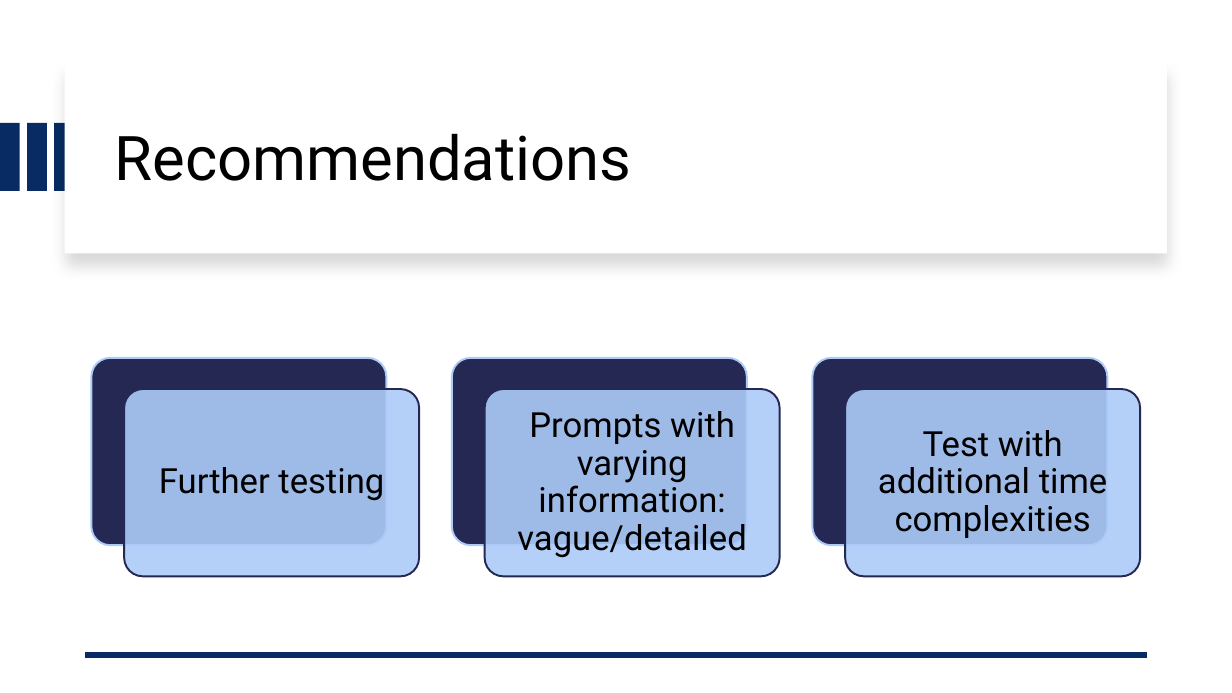
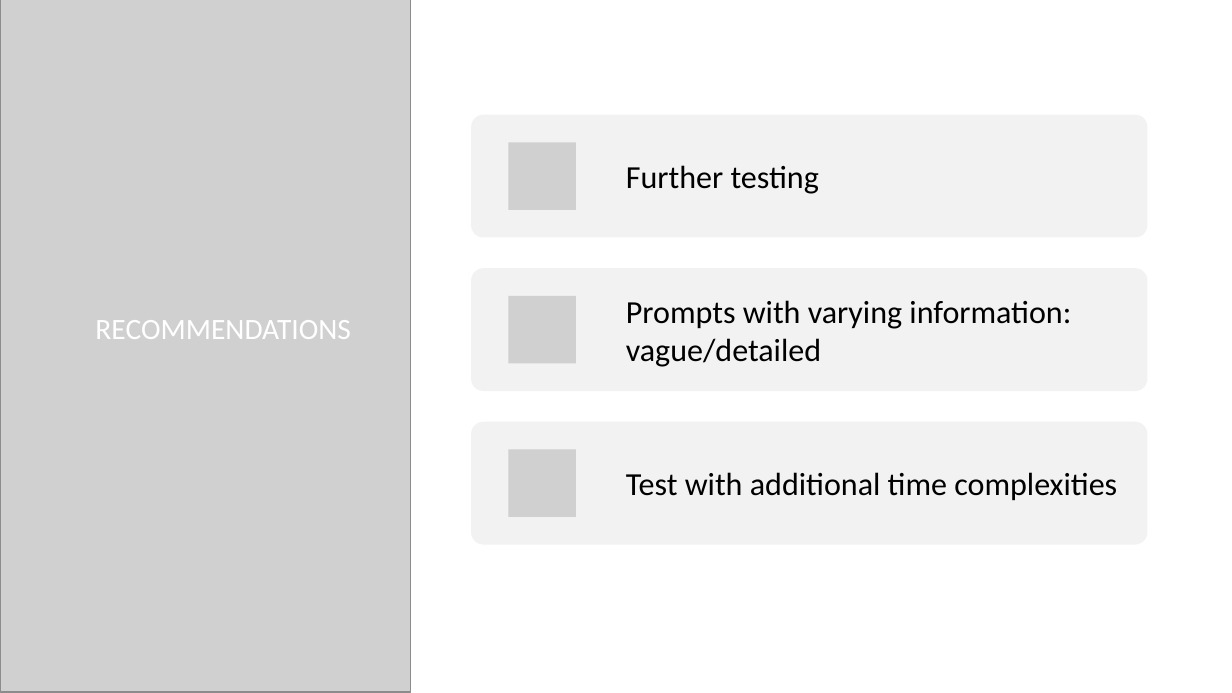
Before and after one commit to M0ck1ngjay178/CMSC-4200-AI, a slide deck: slide 16 of Project/slides/CMSC-4200-Group1-Project.pptx (slide 12 before the commit). Drawn at 1232x693 pixels with LibreOffice and Linux fonts; fonts in the diff are those of the drawing; grey boxes stand for pictures; background and template pictures are left out. Boxes give left, top, right and bottom in pixels: in the first picture for what was removed or moved away, otherwise in the second. Text is boxed around its words. In the diff, an @@ line names an element or a change of style, - is before the commit and + after.

```diff
--- a/Project/slides/CMSC-4200-Group1-Project.pptx
+++ b/Project/slides/CMSC-4200-Group1-Project.pptx
@@ rectangle: place and size @@
-rectangle at <box>65,62,1167,253</box>
+rectangle at <box>0,0,1232,693</box>
@@ rectangle at <box>0,0,1232,693</box>: shadow off @@
@@ picture added at <box>0,0,410,693</box> @@
@@ picture added at <box>0,0,410,692</box> @@
@@ rectangle: place and size @@
-rectangle at <box>27,123,46,191</box>
+rectangle at <box>12,0,15,220</box>
@@ rectangle at <box>12,0,15,220</box>: fill #072B62 to gradient #134770 to #B4FFFF @@
@@ text "Further testing": place and size @@
-text "Further testing" at <box>159,467,384,501</box>
+text "Further testing" at <box>626,165,819,194</box>
@@ rectangle removed at <box>0,123,19,191</box> @@
@@ rectangle removed at <box>55,123,74,191</box> @@
@@ size 27 to 25 pt, font Roboto to Calibri; alignment centre to left; line spacing 0.9 to 1 in 3 elements at <box>626,472,1117,501</box>, <box>626,165,819,194</box>, <box>626,300,1071,367</box> @@
@@ text "Prompts with varying information: vague/detailed": place and size @@
-text "Prompts with varying information: vague/detailed" at <box>517,411,746,557</box>
+text "Prompts with varying information: vague/detailed" at <box>626,300,1071,367</box>
@@ title at <box>95,320,351,339</box>: text changed; size 48 to 23 pt; font Roboto to Calibri; text colour #000000 to #FFFFFF @@
-Recommendations
+RECOMMENDATIONS
@@ group removed at <box>91,358,1141,577</box>: 6 rounded rectangles @@
@@ group added at <box>471,115,1148,544</box>: 3 rounded rectangles, 3 pictures @@
@@ text "Test with additional time complexities": place and size @@
-text "Test with additional time complexities" at <box>878,430,1108,538</box>
+text "Test with additional time complexities" at <box>626,472,1117,501</box>
@@ group added at <box>0,0,108,692</box>: 7 freeform shapes @@
@@ group added at <box>0,0,110,693</box>: 8 freeform shapes, 1 rectangle @@
@@ group added at <box>0,0,112,692</box>: 9 freeform shapes, 2 rectangles @@
@@ line removed from (1148, 655) to (85, 655) @@
```
Also in this commit, not shown: 9 other slides changed, 7 slides added, 3 slides removed, 1 other file.
